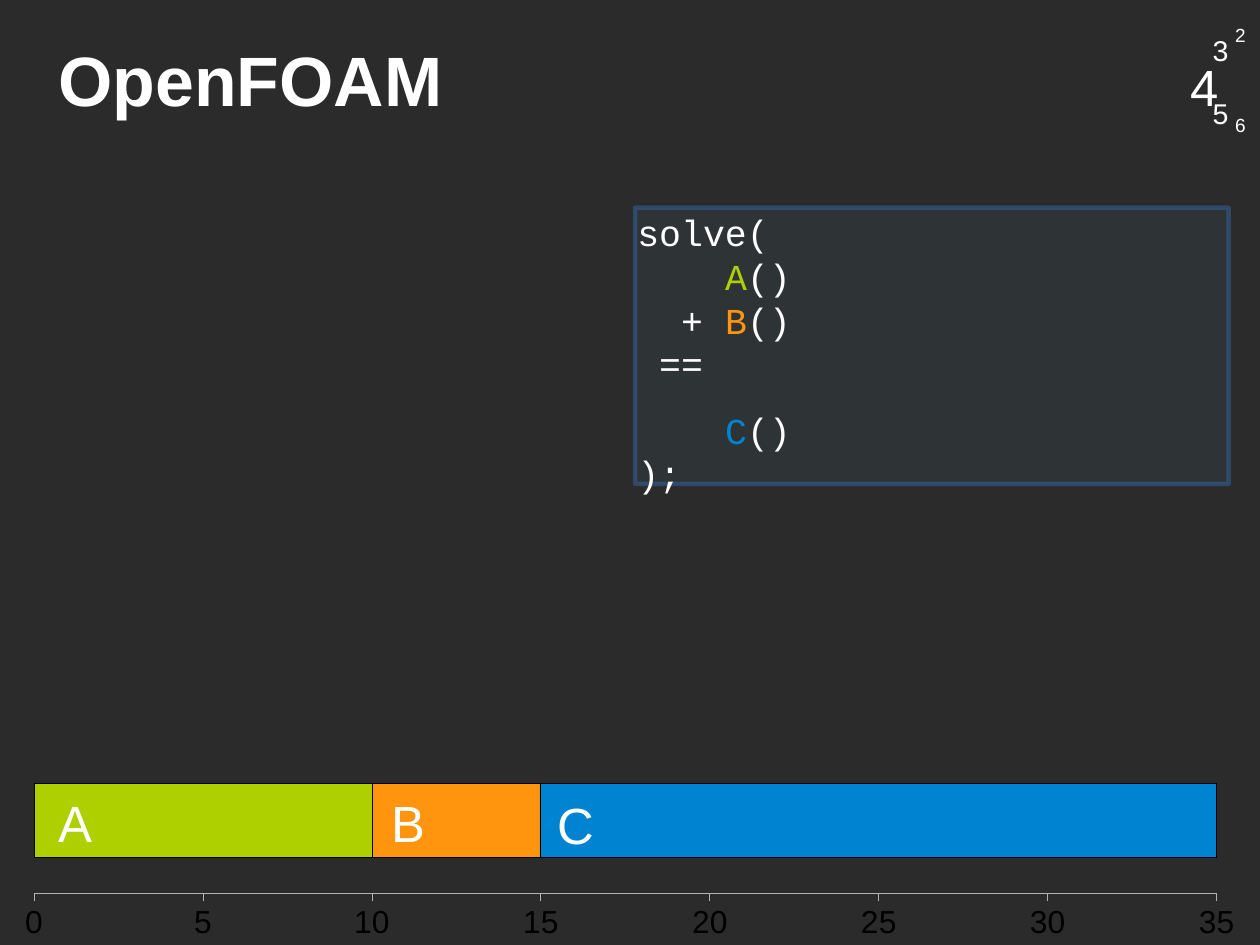
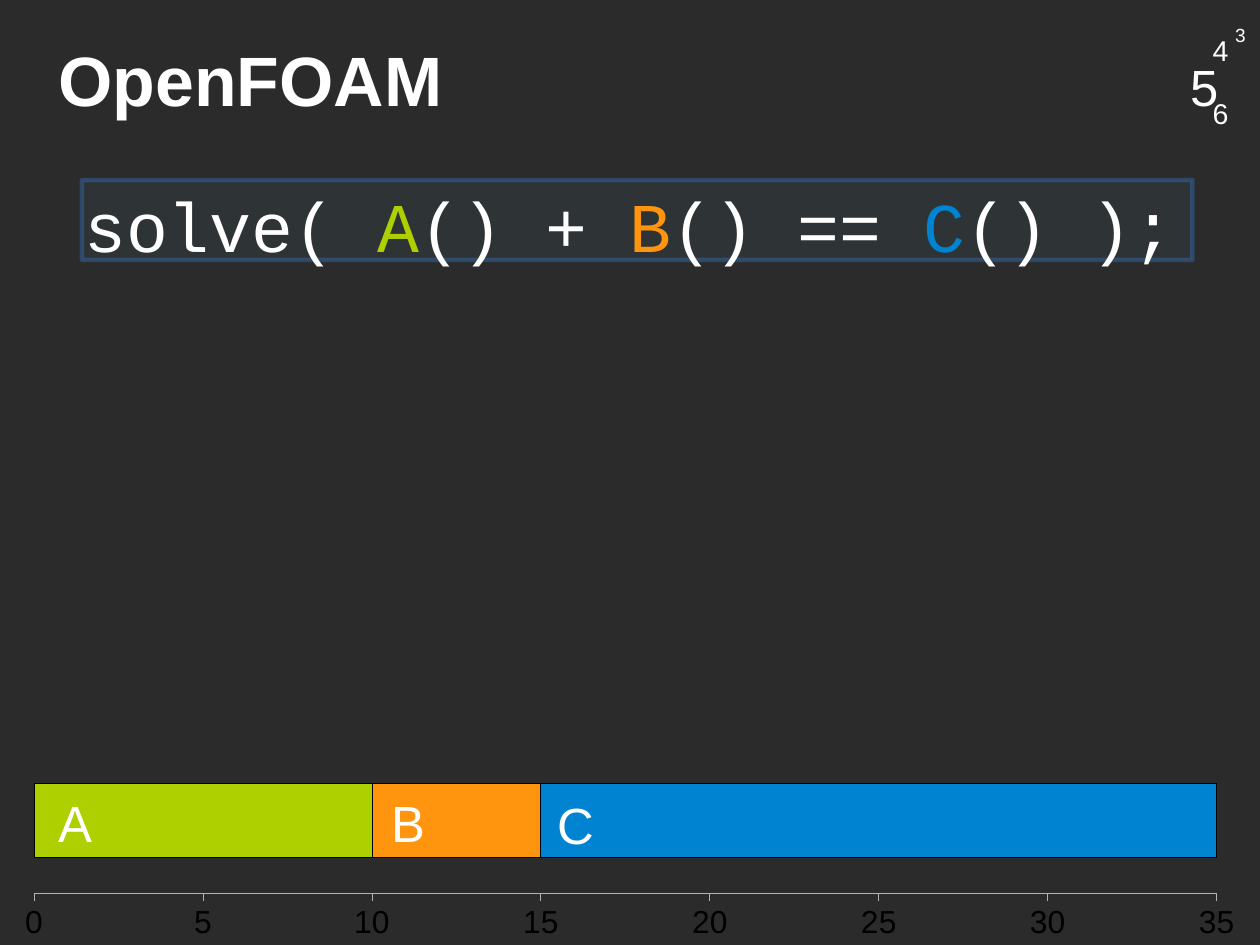
Before and after one commit to saifthe1/openfoam-openmp, a slide deck: slide 13 of presentation/pres.odp. Drawn at 1260x945 pixels with LibreOffice and Linux fonts; fonts in the diff are those of the drawing; background and template pictures are left out; a plain dark background stands for a picture behind light text. Boxes give left, top, right and bottom in pixels: in the first picture for what was removed or moved away, otherwise in the second. Text is boxed around its words. In the diff, an @@ line names an element or a change of style, - is before the commit and + after.

Commit message:
Fixat snurra, fixat lite med solvesidorna, fixat 18 min-sidan.

```diff
--- a/presentation/pres.odp
+++ b/presentation/pres.odp
@@ text "4": place and size @@
-text "4" at (1190, 71, 1218, 115)
+text "4" at (1213, 41, 1229, 61)
@@ text "4" at (1213, 41, 1229, 61): size 32 to 18 pt @@
@@ text "3": place and size @@
-text "3" at (1213, 41, 1229, 62)
+text "3" at (1235, 28, 1246, 42)
@@ text "3" at (1235, 28, 1246, 42): size 18 to 12 pt @@
@@ text removed at (1235, 28, 1246, 42) @@
-2
@@ text "5": place and size @@
-text "5" at (1213, 104, 1229, 125)
+text "5" at (1190, 71, 1218, 116)
@@ text "5" at (1190, 71, 1218, 116): size 18 to 32 pt @@
@@ text "6": place and size @@
-text "6" at (1235, 118, 1246, 132)
+text "6" at (1213, 101, 1229, 125)
@@ text "6" at (1213, 101, 1229, 125): size 12 to 18 pt @@
@@ text "solve( A() + B() == ...": place and size @@
-text "solve( A() + B() == ..." at (636, 208, 1229, 495)
+text "solve( A() + B() == ..." at (82, 180, 1194, 271)
@@ text at (84, 201, 1049, 267): text changed; size 23 to 44 pt @@
-solve(
-A()
-+ B()
-==
-C()
-);
+solve( A() + B() == C() );
```
Also in this commit, not shown: 12 other slides changed.
